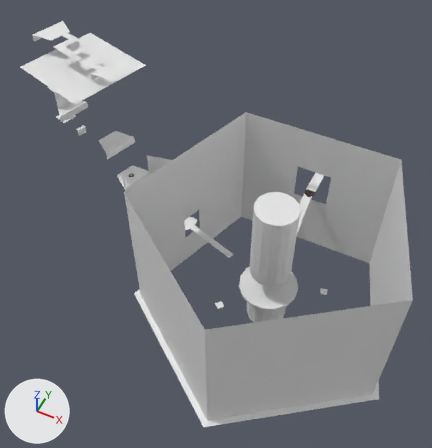
The glTF model custom_assets/jak1/levels/gmgauntlet/gmgauntlet.glb: old version first, new version second.
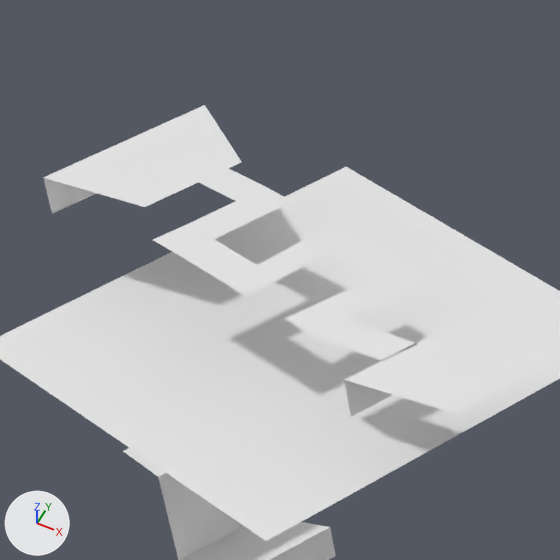
Each version is shown whole from a camera (50 mm lens) standing at (1561.0, -1312.0, 801.0) and looking at (1306.0, -800.0, 162.0), then close up on the part from 5% to 30% of the width and 0% to 24% of the height. The axes (+X, +Y, +Z) are drawn at lower left. The lights are the same throughout. The first two pictures are the older version. Where no turn or scale is listed for an object, it has been applied to the vertices. Vertices at exactly the same position are counted once.
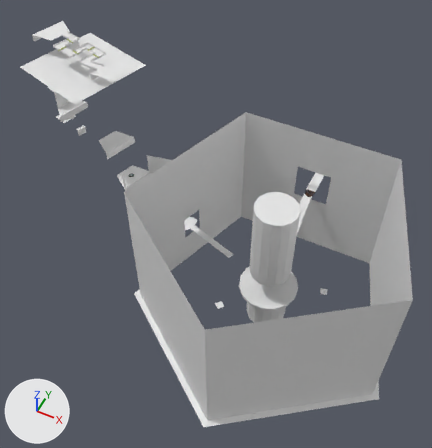
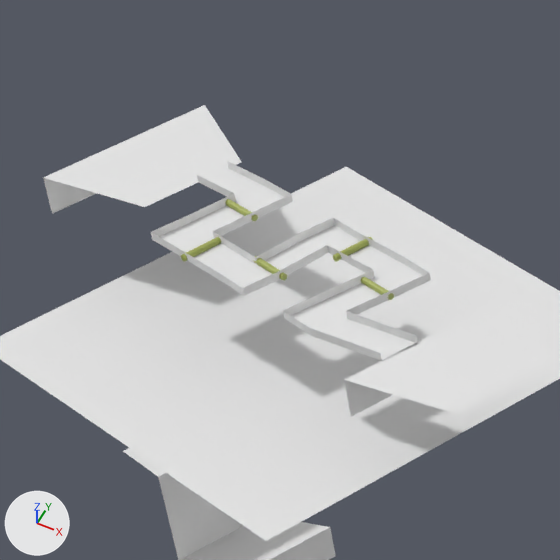
Edits to the scene script, one JSON object a line:
```json
{"op": "add", "block": "mat_hurt", "code": ["mat_hurt = bpy.data.materials.new('hurt')", "# nodes: BsdfPrincipled, Mix, OutputMaterial, VertexColor", "# colours: white #e7e7e7, mixed with the vertex colours"]}
{"block": "me_plane_016", "where": "# used by ob_plane_015; location = (954.6, -673.7, 311.7)"}
{"op": "remove", "block": "me_plane_016", "code": "me_plane_016.from_pydata(...)  # 28 vertices, 26 faces; spans x 29.2..132.9, y -59.8..2.5, z 0.0"}
{"op": "add", "block": "me_plane_016", "code": "me_plane_016.from_pydata(...)  # 56 vertices, 78 faces; spans x 29.2..132.9, y -59.8..2.5, z 0.0..2.5"}
{"block": "me_plane_016", "change": "me_plane_016 part 1"}
{"block": "me_plane_016", "change": "28 new vertices lie (0.0, 0.0, 2.5) away from vertices in x 29.2..132.9, y -59.8..2.5, z 0.0"}
{"block": "me_plane_016", "change": "52 new faces join them"}
{"op": "add", "block": "me_cylinder_006", "code": ["me_cylinder_006 = bpy.data.meshes.new('Cylinder.006')", "me_cylinder_006.from_pydata(...)  # 16 vertices, 28 faces; spans x -6.61..6.61, y -2.87..2.87, z -1.0..1.0", "me_cylinder_006.materials.append(mat_hurt)"]}
{"op": "add", "block": "me_cylinder_005", "code": ["me_cylinder_005 = bpy.data.meshes.new('Cylinder.005')", "me_cylinder_005.from_pydata(...)  # 16 vertices, 28 faces; spans x -2.87..2.87, y -6.61..6.61, z -1.0..1.0", "me_cylinder_005.materials.append(mat_hurt)"]}
{"op": "add", "block": "me_cylinder_004", "code": ["me_cylinder_004 = bpy.data.meshes.new('Cylinder.004')", "me_cylinder_004.from_pydata(...)  # 16 vertices, 28 faces; spans x -6.6..6.6, y -2.92..2.92, z -1.0..1.0", "me_cylinder_004.materials.append(mat_hurt)"]}
{"op": "add", "block": "me_cylinder_003", "code": ["me_cylinder_003 = bpy.data.meshes.new('Cylinder.003')", "me_cylinder_003.from_pydata(...)  # 16 vertices, 28 faces; spans x -2.77..2.77, y -6.62..6.62, z -1.0..1.0", "me_cylinder_003.materials.append(mat_hurt)"]}
{"op": "add", "block": "me_cylinder_002", "code": ["me_cylinder_002 = bpy.data.meshes.new('Cylinder.002')", "me_cylinder_002.from_pydata(...)  # 16 vertices, 28 faces; spans x -6.62..6.62, y -2.77..2.77, z -1.0..1.0", "me_cylinder_002.materials.append(mat_hurt)"]}
{"op": "add", "block": "ob_cylinder_005", "code": ["ob_cylinder_005 = bpy.data.objects.new('Cylinder.005', me_cylinder_006)", "ob_cylinder_005.location = (1062.2, -705.2, 312.5)"]}
{"op": "add", "block": "ob_cylinder_004", "code": ["ob_cylinder_004 = bpy.data.objects.new('Cylinder.004', me_cylinder_005)", "ob_cylinder_004.location = (1045.3, -691.8, 312.5)"]}
{"op": "add", "block": "ob_cylinder_003", "code": ["ob_cylinder_003 = bpy.data.objects.new('Cylinder.003', me_cylinder_004)", "ob_cylinder_003.location = (1029.9, -710.4, 312.5)"]}
{"op": "add", "block": "ob_cylinder_002", "code": ["ob_cylinder_002 = bpy.data.objects.new('Cylinder.002', me_cylinder_003)", "ob_cylinder_002.location = (1006.7, -711.0, 312.5)"]}
{"op": "add", "block": "ob_cylinder_001", "code": ["ob_cylinder_001 = bpy.data.objects.new('Cylinder.001', me_cylinder_002)", "ob_cylinder_001.location = (1004.5, -689.1, 312.5)"]}
```

Location of each change, [x1, y1, x2, y2] in pixels of the close-ups (560 x 560 px):
```json
{"object": "Plane.015", "change": "reshaped", "before": [153, 168, 431, 361], "after": [151, 161, 431, 361]}
{"object": "Cylinder.002", "change": "added", "after": [181, 237, 221, 262]}
{"object": "Cylinder.004", "change": "added", "after": [333, 237, 373, 262]}
{"object": "Cylinder.005", "change": "added", "after": [361, 277, 394, 300]}
{"object": "Cylinder.003", "change": "added", "after": [253, 256, 287, 280]}
{"object": "Cylinder.001", "change": "added", "after": [225, 199, 258, 221]}
{"part": 1, "of": "me_plane_016", "change": "added", "after": [151, 161, 431, 361]}
```
